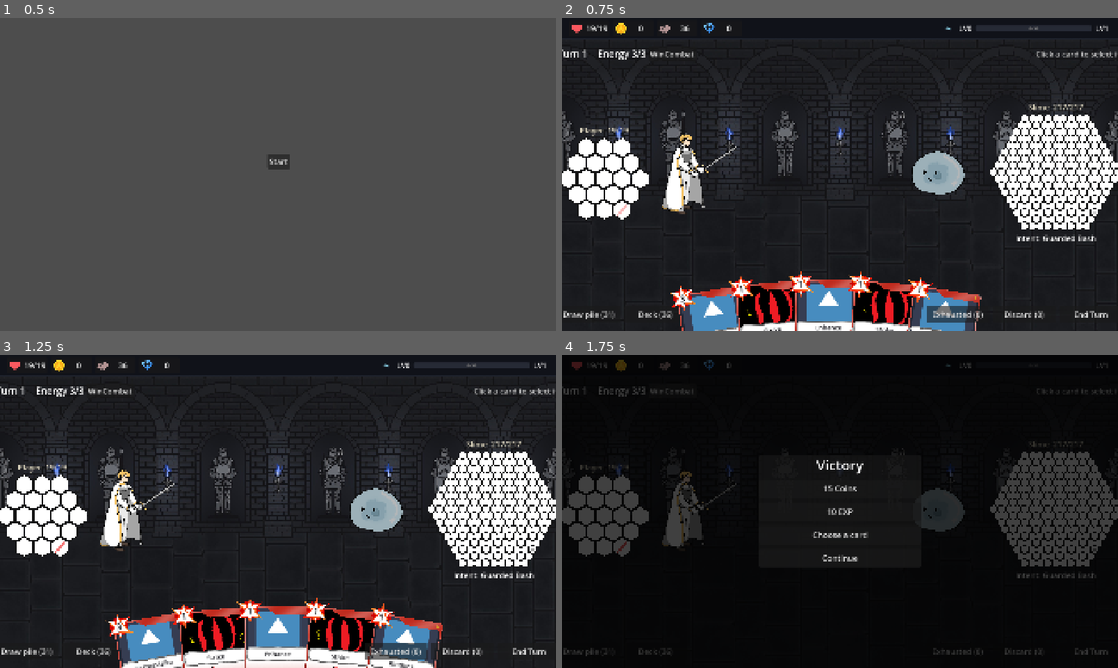
Above: before the commit, frames 1-4 (two rows, left to right).
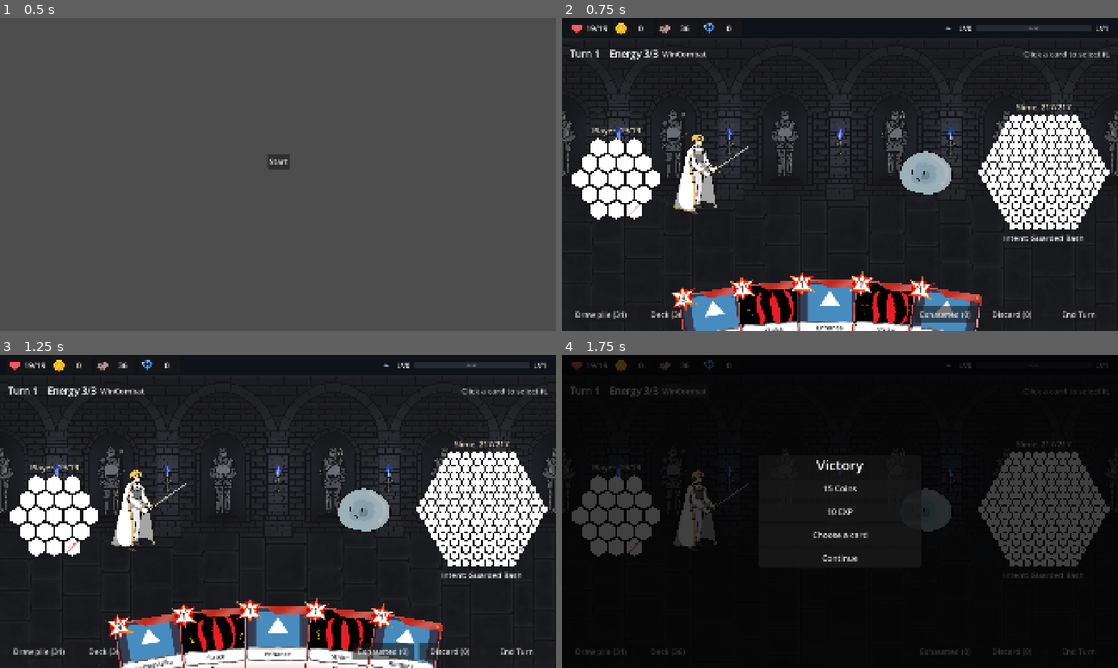
Above: after the commit, the same moments.

Repository: himaiayas/hex-sts
Game: Godot game, scene res://scenes/mainmenu.tscn
The game is run twice, just before and just after one commit, with the same random seed, the same clock (stepped at 60 frames per second) and the same inputs. The engine's default icon, where the game draws it, is replaced by a stand-in: a white triangle on a blue panel in a dark square.
Inputs:
- Up to frame 1 (0.5 s): no input
- Up to frame 2 (0.75 s): click "Start" at 0.5 s
- Up to frame 3 (1.25 s): no input
- Up to frame 4 (1.75 s): click "WinCombat" at 1.25 s

Frame 1 is identical in both runs. In frame 2, 11% of the frame differs, in the area x 0-100%, y 10-100%; in frame 3, 9.7%; in frame 4, 7.4%.

Commit message:
feat: enlarge the Dragon and give every idle loop the same length

Diff:
--- a/scenes/combat.tscn
+++ b/scenes/combat.tscn
@@ -82,7 +82,7 @@
 layout_mode = 2
 size_flags_vertical = 3
 mouse_filter = 2
-theme_override_constants/separation = 520
+theme_override_constants/separation = 24
 alignment = 1
 
 [node name="Player" type="HBoxContainer" parent="Margin/Layout/Arena"]
@@ -117,6 +117,11 @@
 expand_mode = 1
 stretch_mode = 5
 script = ExtResource("11_player_image")
+
+[node name="Gap" type="Control" parent="Margin/Layout/Arena"]
+layout_mode = 2
+size_flags_horizontal = 3
+mouse_filter = 2
 
 [node name="Enemies" type="HBoxContainer" parent="Margin/Layout/Arena" unique_id=975986018]
 unique_name_in_owner = true
--- a/scripts/combat/combat_scene.gd
+++ b/scripts/combat/combat_scene.gd
@@ -8,7 +8,6 @@
 
 const RenderCard := preload("res://scripts/cards/render_card.gd")
 const CARD_SIZE := HandView.CARD_SIZE
-const ENEMY_IMAGE_SIZE := Vector2(300, 300)
 const LUNGE_DISTANCE := 40.0  # px toward the target
 const LUNGE_TIME := 0.1  # out to the target; the hit flashes when it gets there
 const LUNGE_BACK_TIME := 0.15
@@ -93,7 +92,7 @@
 		side.add_theme_constant_override("separation", 24)
 		# The image sits in a plain slot, so it can lunge and shake without the HBox putting it back.
 		var slot := Control.new()
-		slot.custom_minimum_size = ENEMY_IMAGE_SIZE
+		slot.custom_minimum_size = enemy.image_size
 		slot.size_flags_vertical = Control.SIZE_SHRINK_CENTER
 		slot.mouse_filter = Control.MOUSE_FILTER_IGNORE
 		var image := UnitImage.new()
--- a/scripts/combat/ui/unit_image.gd
+++ b/scripts/combat/ui/unit_image.gd
@@ -12,7 +12,7 @@
 ]
 const PLAYER_ATTACK := preload("res://assets/characters/char_attack.png")
 const PLAYER_GUARD := preload("res://assets/characters/char_guard.png")
-const IDLE_FRAME_TIME := 0.25  # seconds per idle frame
+const IDLE_LOOP_TIME := 0.75  # seconds per idle loop, however many frames it has
 const POSE_TIME := 0.5
 
 var idle_frames: Array[Texture2D] = PLAYER_IDLE
@@ -34,7 +34,7 @@
 	if _pose:
 		_pose = null
 		queue_redraw()
-	texture = idle_frames[int(_time / IDLE_FRAME_TIME) % idle_frames.size()]
+	texture = idle_frames[int(_time / IDLE_LOOP_TIME * idle_frames.size()) % idle_frames.size()]
 
 
 func show_pose(pose: Texture2D) -> void:
--- a/scripts/enemies/base_enemy.gd
+++ b/scripts/enemies/base_enemy.gd
@@ -3,6 +3,7 @@
 
 var sprite: Texture2D
 var idle_frames: Array[Texture2D] = []  # looped instead of sprite when set (bosses)
+var image_size := Vector2(300, 300)  # the sprite's slot in combat
 var actions: Array[BaseEnemyAction] = []  # picked at random, weighted by probability
 var intent_action: BaseEnemyAction
 
--- a/scripts/enemies/floor_1/dragon/dragon.gd
+++ b/scripts/enemies/floor_1/dragon/dragon.gd
@@ -35,6 +35,8 @@
 		preload("res://assets/enemies/floor_1/dragon_idle1.png"),
 		preload("res://assets/enemies/floor_1/dragon_idle2.png"),
 	]
+	# Near the most that fits at 1920x1080 next to its grid and the player's side.
+	image_size = Vector2(680, 680)
 	actions = [
 		DragonClaw.new(),
 		DragonTailSweep.new(),
